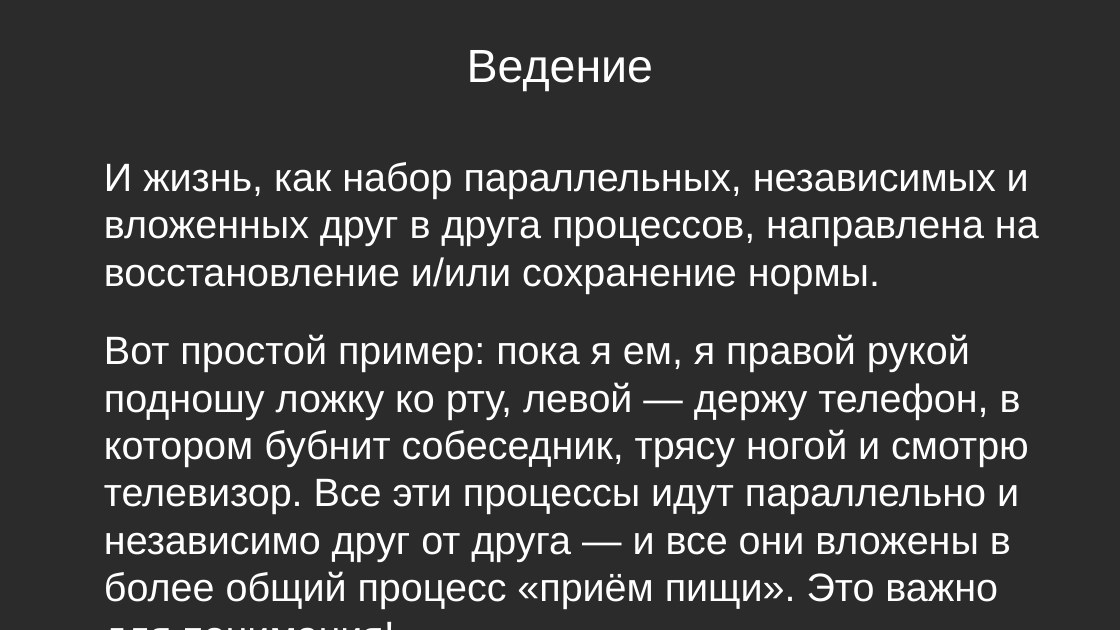
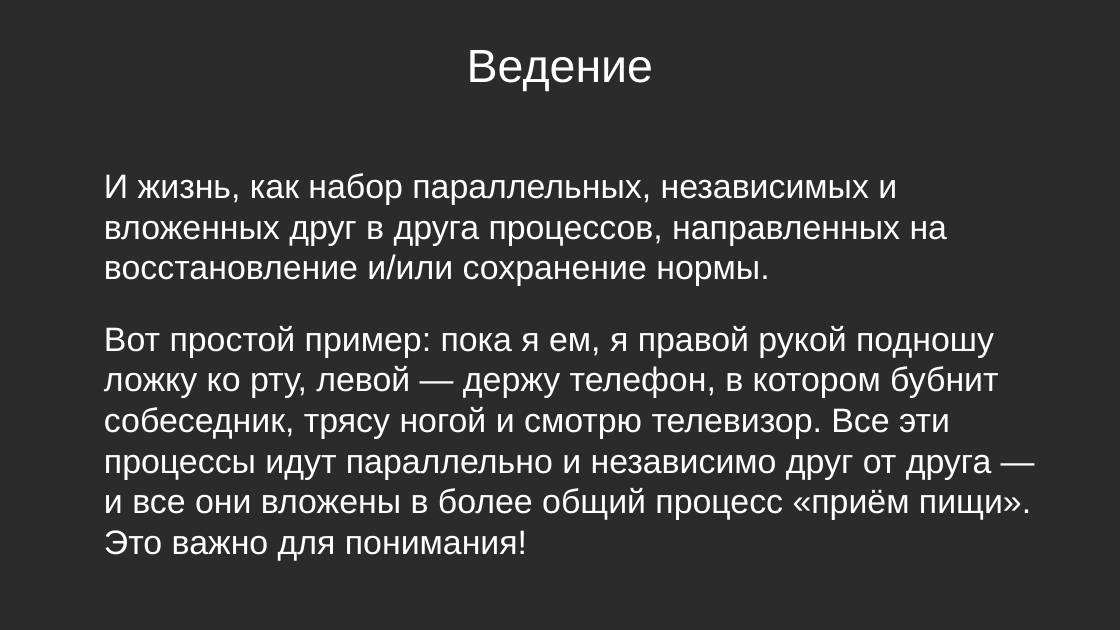
Before and after one commit to Chularev/articles, a slide deck: slide 5 of Psychology/Гомеостаз и мотивация (практика).odp. Drawn at 1120x630 pixels with LibreOffice and Linux fonts; fonts in the diff are those of the drawing; background and template pictures are left out; a plain dark background stands for a picture behind light text. Boxes give left, top, right and bottom in pixels: in the first picture for what was removed or moved away, otherwise in the second. Text is boxed around its words. In the diff, an @@ line names an element or a change of style, - is before the commit and + after.

```diff
--- a/Psychology/Гомеостаз и мотивация (практика).odp
+++ b/Psychology/Гомеостаз и мотивация (практика).odp
@@ text "И жизнь, как набор параллельных, ..." at box(104, 173, 1031, 561): vertical alignment top to middle @@
@@ text at box(104, 173, 948, 286): text changed; size 28 to 24 pt @@
-И жизнь, как набор параллельных, независимых и вложенных друг в друга процессов, направлена на восстановление и/или сохранение нормы.
+И жизнь, как набор параллельных, независимых и вложенных друг в друга процессов, направленных на восстановление и/или сохранение нормы.
@@ text at box(104, 326, 1031, 561): size 28 to 24 pt in "Вот простой пример: пока я ем, я ..." @@
```
Also in this commit, not shown: 1 other slide changed.
